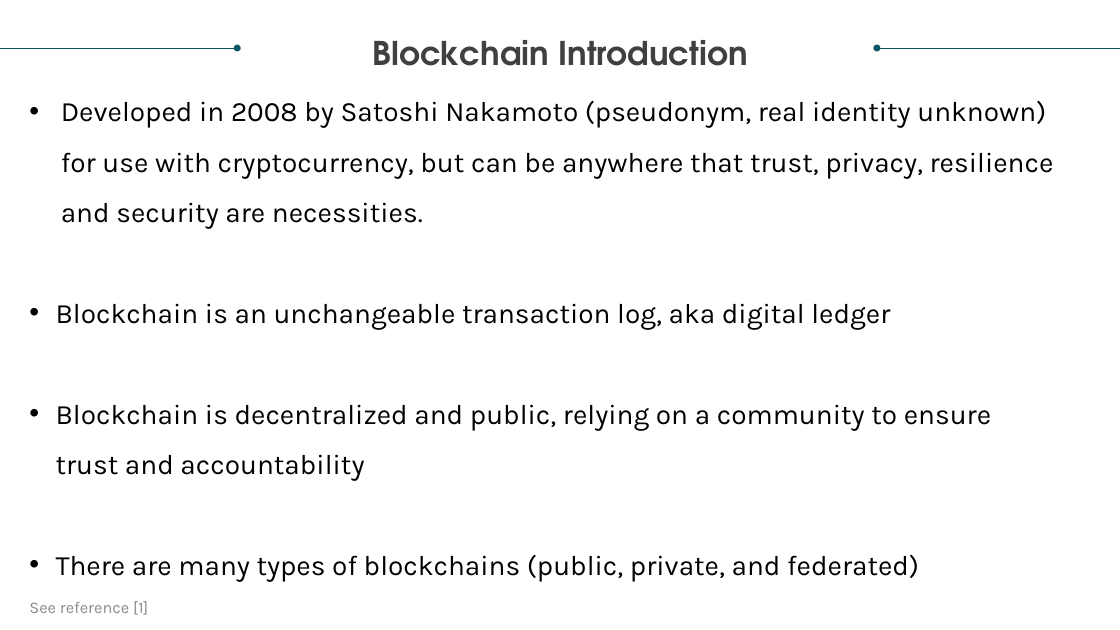
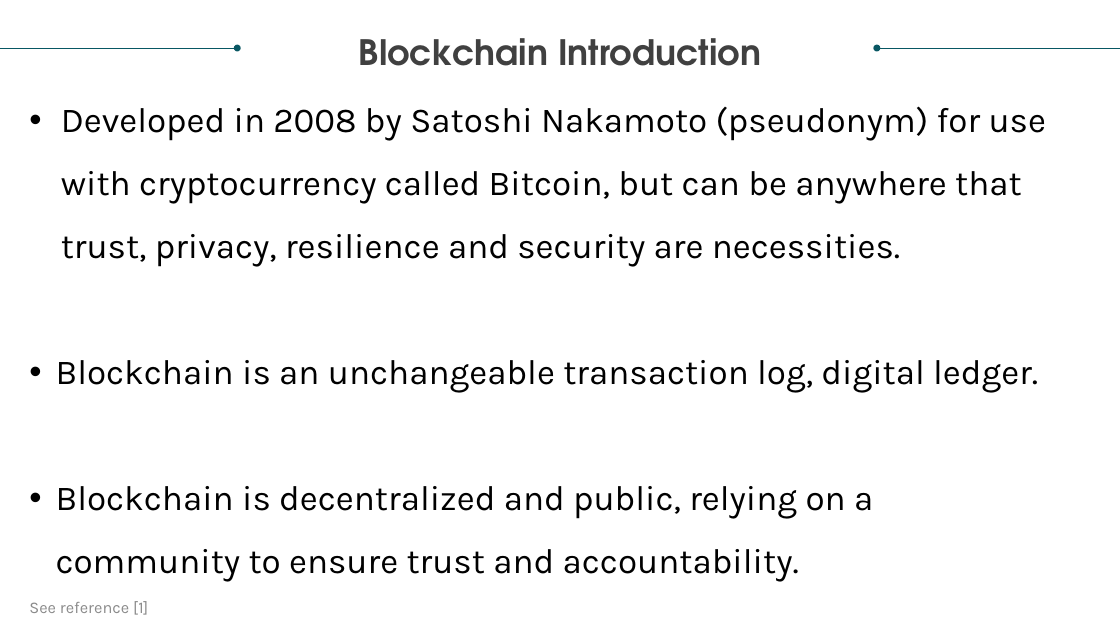
Before and after one commit to realdanielbyrne/BlockChainIntro, a slide deck: slide 2 of DS749 Project_Team 4_Blockchain Analysis.pptx. Drawn at 1120x630 pixels with LibreOffice and Linux fonts; fonts in the diff are those of the drawing. Boxes give left, top, right and bottom in pixels: in the first picture for what was removed or moved away, otherwise in the second. Text is boxed around its words. In the diff, an @@ line names an element or a change of style, - is before the commit and + after.

```diff
--- a/DS749 Project_Team 4_Blockchain Analysis.pptx
+++ b/DS749 Project_Team 4_Blockchain Analysis.pptx
@@ text "Blockchain Introduction" at box(359, 38, 761, 66): size 28 to 30 pt @@
@@ text at box(56, 106, 1046, 582): text changed; size 24 to 30 pt @@
-• Developed in 2008 by Satoshi Nakamoto (pseudonym, real identity unknown) for use with cryptocurrency, but can be anywhere that trust, privacy, resilience and security are necessities.
-• Blockchain is an unchangeable transaction log, aka digital ledger
-• Blockchain is decentralized and public, relying on a community to ensure trust and accountability
-• There are many types of blockchains (public, private, and federated)
+• Developed in 2008 by Satoshi Nakamoto (pseudonym) for use with cryptocurrency called Bitcoin, but can be anywhere that trust, privacy, resilience and security are necessities.
+• Blockchain is an unchangeable transaction log, digital ledger.
+• Blockchain is decentralized and public, relying on a community to ensure trust and accountability.
```
Also in this commit, not shown: 9 other slides changed, 1 slide added, 1 slide removed, 1 other file.
